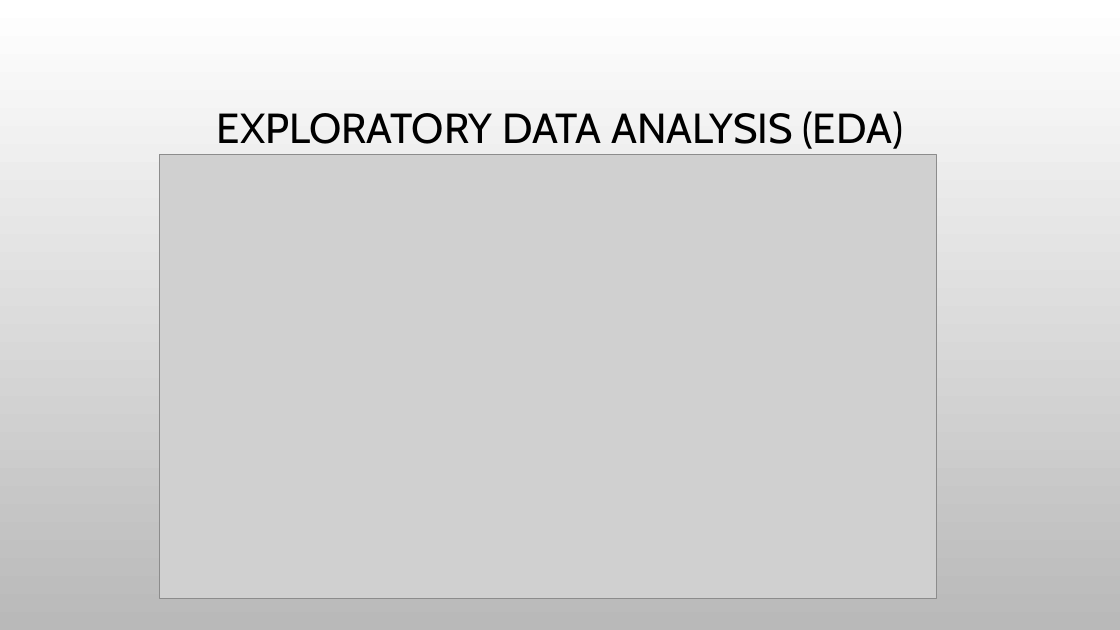
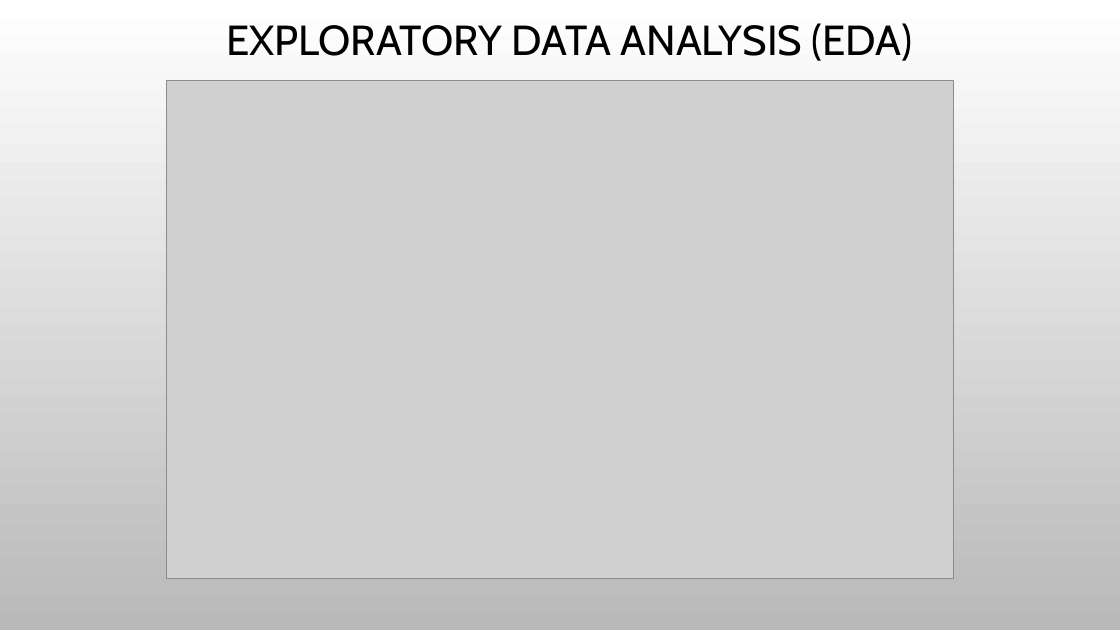
Before and after one commit to naiforfi/Bootcamp_repo, a slide deck: slide 6 of Final_project/Presentation.pptx. Drawn at 1120x630 pixels with LibreOffice and Linux fonts; fonts in the diff are those of the drawing; grey boxes stand for pictures; background and template pictures are left out. Boxes give left, top, right and bottom in pixels: in the first picture for what was removed or moved away, otherwise in the second. Text is boxed around its words. In the diff, an @@ line names an element or a change of style, - is before the commit and + after.

```diff
--- a/Final_project/Presentation.pptx
+++ b/Final_project/Presentation.pptx
@@ title "EXPLORATORY DATA ANALYSIS (EDA)": place and size @@
-title "EXPLORATORY DATA ANALYSIS (EDA)" at [217, 111, 904, 149]
+title "EXPLORATORY DATA ANALYSIS (EDA)" at [226, 23, 913, 61]
@@ picture: place and size @@
-picture at [160, 155, 936, 598]
+picture at [166, 81, 954, 579]
```
Also in this commit, not shown: 8 other slides changed, 2 other files.
